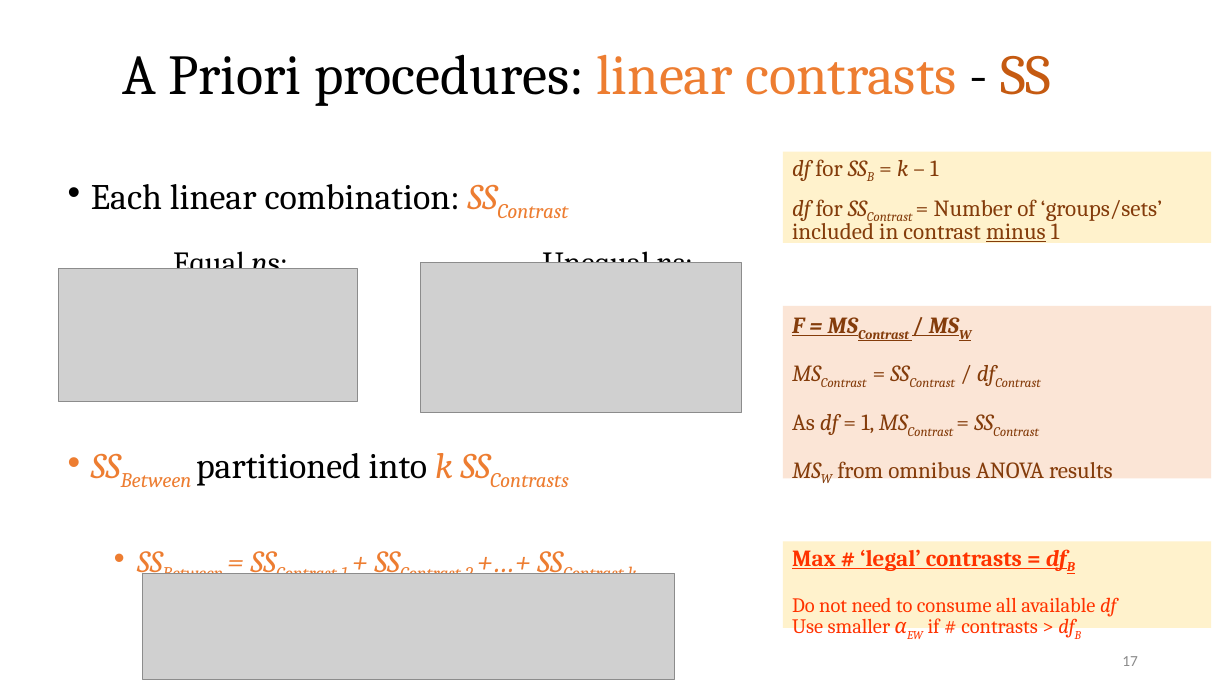
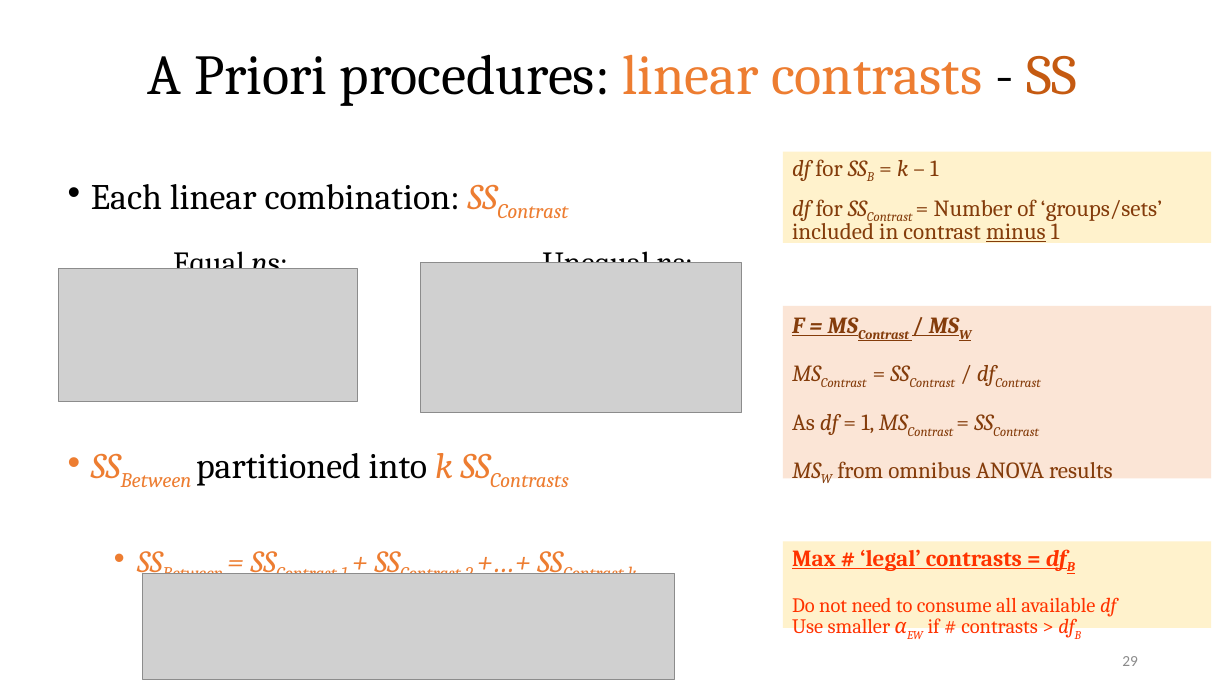
Before and after one commit to CEHS-research/PSY-6600_public, a slide deck: slide 29 of slides/Ch13_multcomp.pptx (slide 17 before the commit). Drawn at 1232x693 pixels with LibreOffice and Linux fonts; fonts in the diff are those of the drawing; grey boxes stand for pictures. Boxes give left, top, right and bottom in pixels: in the first picture for what was removed or moved away, otherwise in the second. Text is boxed around its words. In the diff, an @@ line names an element or a change of style, - is before the commit and + after.

```diff
--- a/slides/Ch13_multcomp.pptx
+++ b/slides/Ch13_multcomp.pptx
@@ title "A Priori procedures: linear contrasts ...": place and size @@
-title "A Priori procedures: linear contrasts ..." at (122,54,1051,106)
+title "A Priori procedures: linear contrasts ..." at (148,54,1077,106)
@@ title "A Priori procedures: linear contrasts ..." at (148,54,1077,106): alignment left to centre @@
@@ page number at (1122,656,1138,666): text changed @@
-17
+29
```
Also in this commit, not shown: 6 other slides changed, 5 slides added, 1 slide removed.
